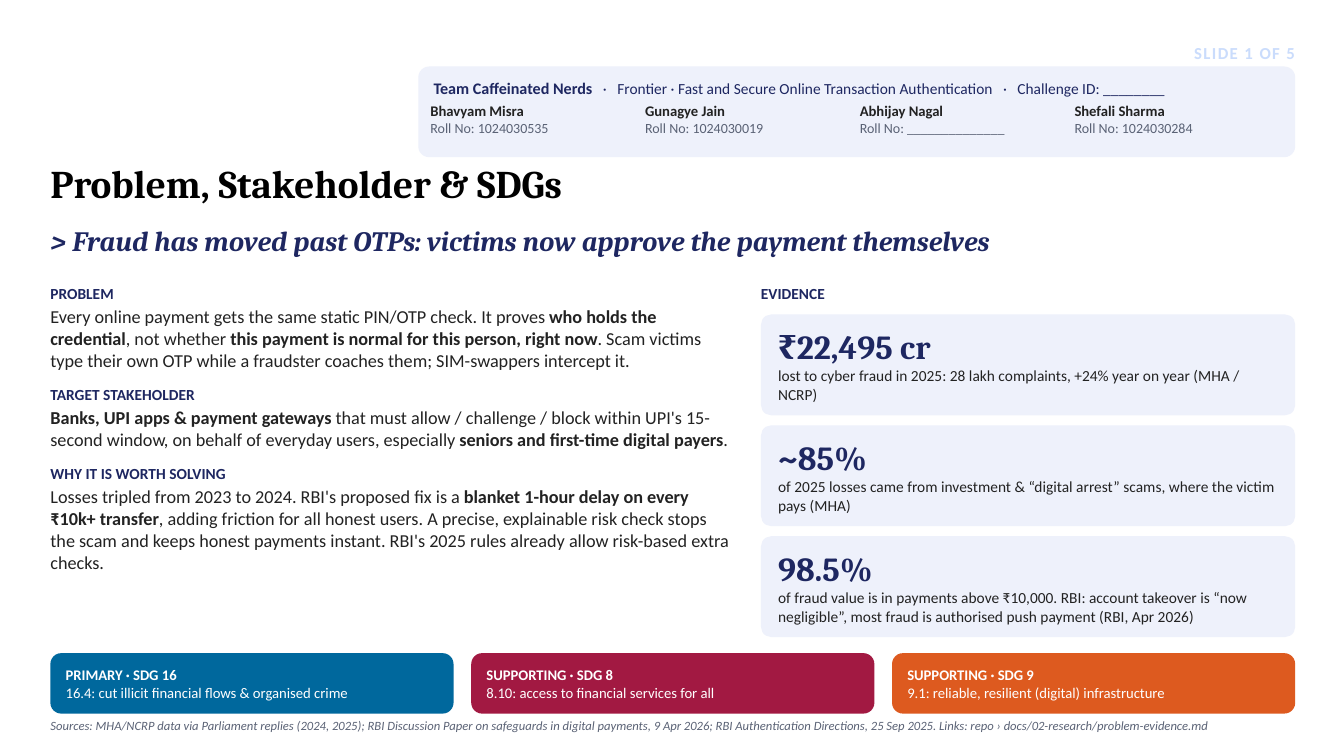
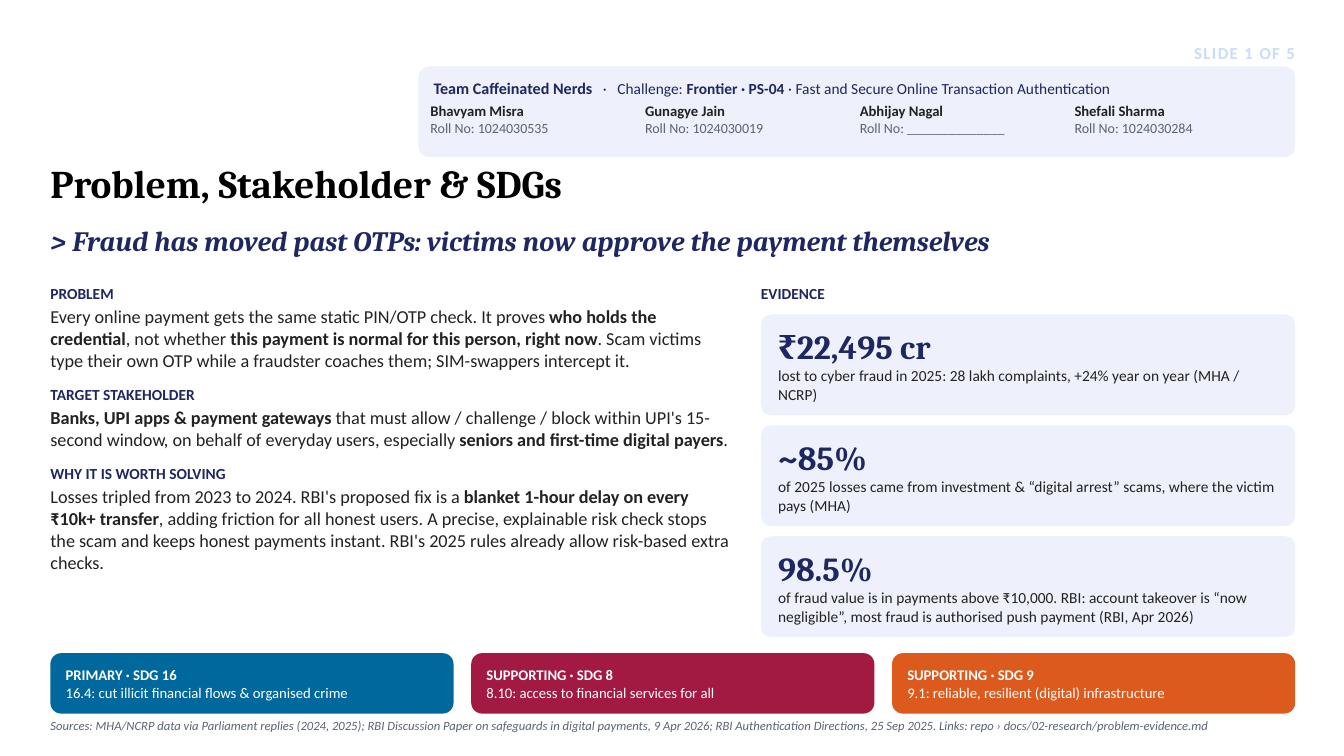
Before and after one commit to bhavyammisra/BIOS-Transaction-Authentication, a slide deck: slide 1 of docs/05-pitch/Pramaan_BIOS_Screening.pptx. Drawn at 1344x756 pixels with LibreOffice and Linux fonts; fonts in the diff are those of the drawing; background and template pictures are left out. Boxes give left, top, right and bottom in pixels: in the first picture for what was removed or moved away, otherwise in the second. Text is boxed around its words. In the diff, an @@ line names an element or a change of style, - is before the commit and + after.

```diff
--- a/docs/05-pitch/Pramaan_BIOS_Screening.pptx
+++ b/docs/05-pitch/Pramaan_BIOS_Screening.pptx
@@ text in rounded rectangle at bbox=[434, 82, 1110, 97]: text changed @@
-Team Caffeinated Nerds · Frontier · Fast and Secure Online Transaction Authentication · Challenge ID: ________
+Team Caffeinated Nerds · Challenge: Frontier · PS-04 · Fast and Secure Online Transaction Authentication
```
Also in this commit, not shown: 4 other files.
